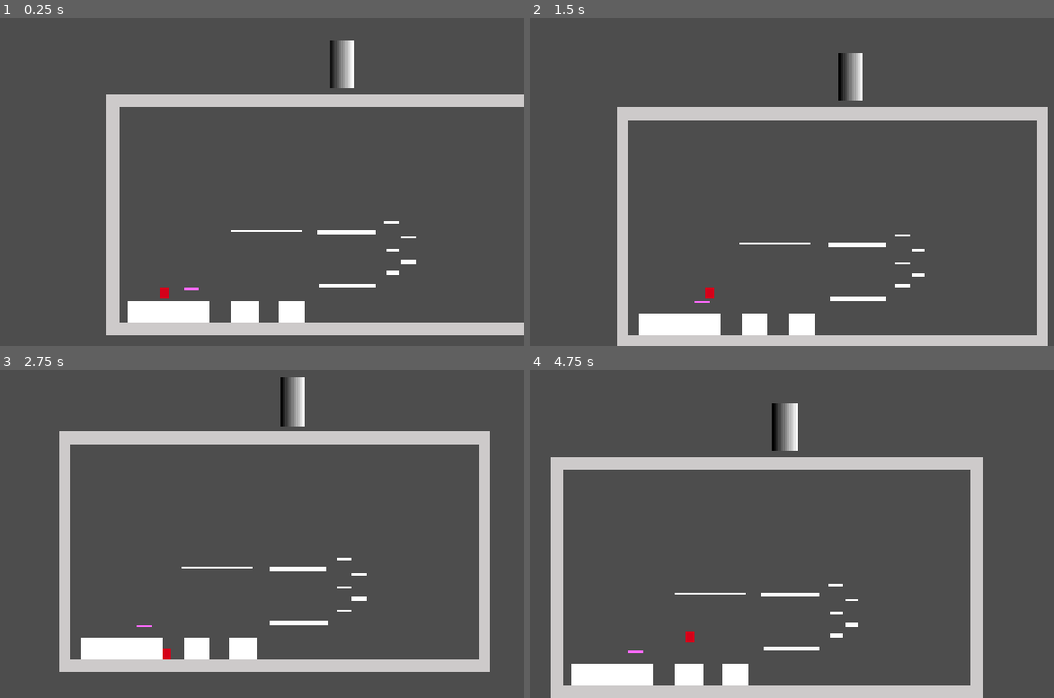
Above: before the commit, frames 1-4 (two rows, left to right).
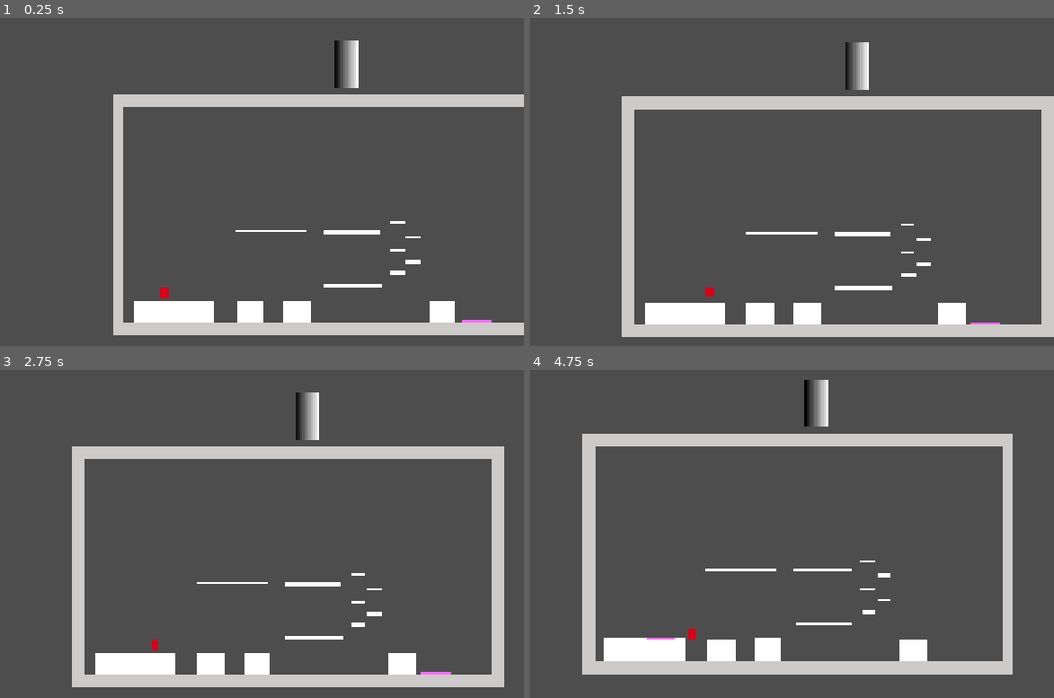
Above: after the commit, the same moments.

Repository: Ximandiv/gamejam-2026
Game: Godot game, scene res://Scenes/yisus_test_scene.tscn
Same seed, same stepped clock (60 frames per second), same inputs: the game is played once before the commit and once after it.
Inputs:
- Up to frame 1 (0.25 s): no input
- Up to frame 2 (1.5 s): tap Enter at 0.5 s; hold Right (right) from 0.53 s (still down); tap 1 (silence) at 0.6, 1.35 s; tap Space (jump) at 0.77 s
- Up to frame 3 (2.75 s): tap Space (jump) at 1.52 s; release Right (right) at 2.03 s; hold Left (left) from 2.03 s (still down); tap 1 (silence) at 2.1 s
- Up to frame 4 (4.75 s): release Left (left) at 2.78 s; hold Right (right) 2.78-4.28 s; tap 1 (silence) at 2.85, 3.6, 4.35 s; tap Space (jump) at 3.02, 3.77, 4.52 s; hold Left (left) from 4.28 s (still down)

The runs differ from the first frame. In frame 1, 3.2% of the frame differs, in the area x 20-94%, y 6-97%; in frame 2, 16%; in frame 3, 22%; in frame 4, 23%, in the area x 3-93%, y 3-100%.

Commit message:
add and edit bounce platform

Diff:
--- a/Scenes/platforms/platform_bounce.gd
+++ b/Scenes/platforms/platform_bounce.gd
@@ -2,11 +2,29 @@
 
 @export var fuerza_rebote: float = -100.0  # negativo = hacia arriba
 @export var area_2d: Area2D
+@export var limit_area: Area2D
+
+@onready var tween = create_tween()
+@export var bounce_quantity: int = 3
+var current_bounce_quantity := 0
 
 func _ready():
 	area_2d.body_entered.connect(_on_body_entered)
+	limit_area.body_exited.connect(_on_body_exited)
+	limit_area.body_entered.connect(_on_limit_area)
+
+func _on_limit_area(body: Node):
+	if body is CharacterBody2D \
+	and body.velocity.y == 0:
+		current_bounce_quantity = 0
+
+func _on_body_exited(body: Node):
+	print("body exited")
+	pass
 
 func _on_body_entered(body: Node) -> void:
-	# Solo afecta al jugador
-	if body is CharacterBody2D:
-		body.velocity.y += fuerza_rebote
+	print("entra")
+	if body is CharacterBody2D \
+	and current_bounce_quantity < bounce_quantity:
+		body.velocity.y = fuerza_rebote
+		current_bounce_quantity += 1
--- a/Scenes/platforms/platform_bounce.tscn
+++ b/Scenes/platforms/platform_bounce.tscn
@@ -10,9 +10,14 @@
 [sub_resource type="RectangleShape2D" id="RectangleShape2D_03iqy"]
 size = Vector2(20, 6)
 
-[node name="platform_bounce" type="StaticBody2D" unique_id=1350838731 node_paths=PackedStringArray("area_2d")]
+[sub_resource type="RectangleShape2D" id="RectangleShape2D_at8ir"]
+size = Vector2(20, 15)
+
+[node name="platform_bounce" type="StaticBody2D" unique_id=1350838731 node_paths=PackedStringArray("area_2d", "limit_area")]
 script = ExtResource("1_okwoo")
+fuerza_rebote = -175.0
 area_2d = NodePath("Area2D")
+limit_area = NodePath("limit_area")
 
 [node name="CollisionShape2D" type="CollisionShape2D" parent="." unique_id=1369210750]
 shape = SubResource("RectangleShape2D_okwoo")
@@ -27,3 +32,9 @@
 [node name="CollisionShape2D" type="CollisionShape2D" parent="Area2D" unique_id=1049910629]
 position = Vector2(0, -1)
 shape = SubResource("RectangleShape2D_03iqy")
+
+[node name="limit_area" type="Area2D" parent="." unique_id=403753796]
+
+[node name="CollisionShape2D" type="CollisionShape2D" parent="limit_area" unique_id=1966963700]
+position = Vector2(0, -5.5)
+shape = SubResource("RectangleShape2D_at8ir")
--- a/Scenes/yisus_test_scene.tscn
+++ b/Scenes/yisus_test_scene.tscn
@@ -53,6 +53,10 @@
 position = Vector2(494, 577)
 scale = Vector2(1, 10)
 
+[node name="platform_normal4" parent="platforms" unique_id=1800115278 instance=ExtResource("2_8rf2w")]
+position = Vector2(882, 578)
+scale = Vector2(1, 10)
+
 [node name="platform_one_way" parent="platforms" unique_id=1636133164 instance=ExtResource("3_yu3ju")]
 position = Vector2(644, 509)
 scale = Vector2(4, 1)
@@ -69,11 +73,16 @@
 position = Vector2(764, 475)
 
 [node name="platform_bounce" parent="." unique_id=1350838731 instance=ExtResource("6_ghpyg")]
-position = Vector2(227, 519)
-scale = Vector2(2, 1)
+z_index = 13
+position = Vector2(210, 549)
+scale = Vector2(4, 1)
+
+[node name="platform_bounce2" parent="." unique_id=168277528 instance=ExtResource("6_ghpyg")]
+position = Vector2(972, 603)
+scale = Vector2(4, 1)
 
 [node name="player" parent="." unique_id=766591790 instance=ExtResource("2_xudlo")]
-position = Vector2(154, 529)
+position = Vector2(140, 529)
 
 [node name="SoundTrigger" type="Area2D" parent="." unique_id=1408872714]
 position = Vector2(626, -81)
